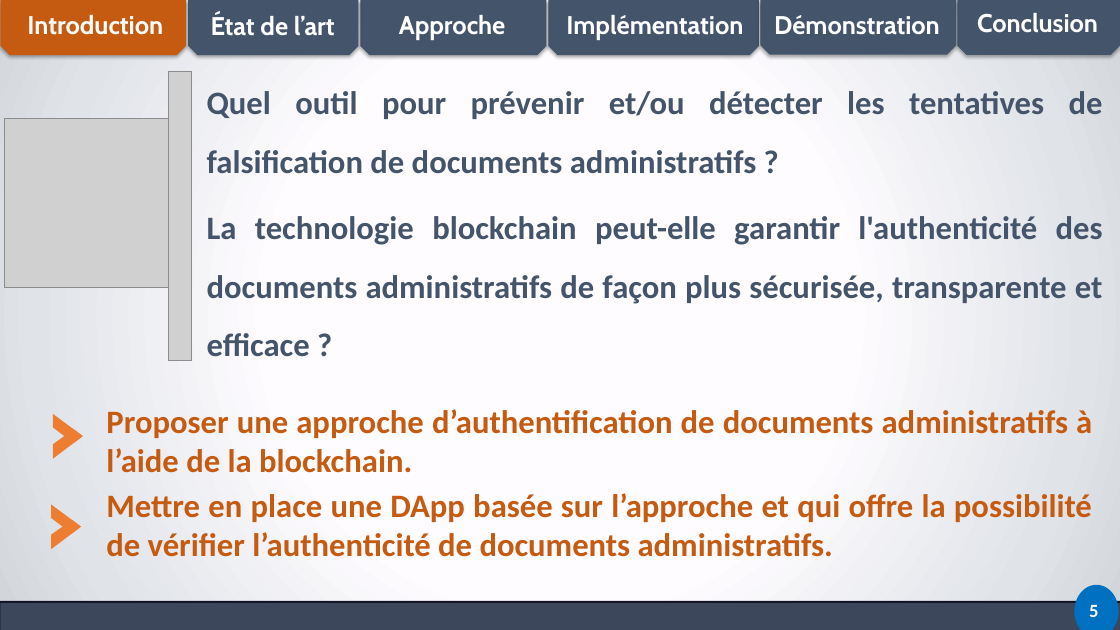
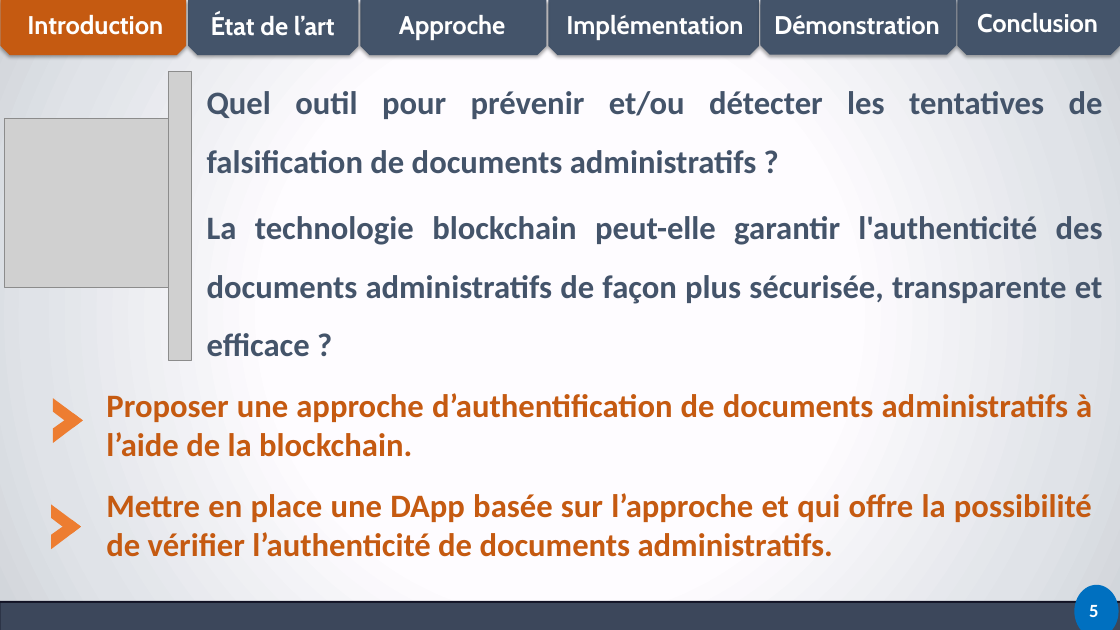
Before and after one commit to canisiushien/memoire-isie, a slide deck: slide 5 of PRESENTATION_M2_CANISIUS.pptx. Drawn at 1120x630 pixels with LibreOffice and Linux fonts; fonts in the diff are those of the drawing; grey boxes stand for pictures. Boxes give left, top, right and bottom in pixels: in the first picture for what was removed or moved away, otherwise in the second. Text is boxed around its words. In the diff, an @@ line names an element or a change of style, - is before the commit and + after.

```diff
--- a/PRESENTATION_M2_CANISIUS.pptx
+++ b/PRESENTATION_M2_CANISIUS.pptx
@@ 2 freeform shapes, 1 text: place and size @@
-2 freeform shapes, 1 text at box(53, 409, 1092, 473)
+2 freeform shapes, 1 text at box(53, 393, 1092, 457)
```
Also in this commit, not shown: 2 other slides changed, 1 other file.
